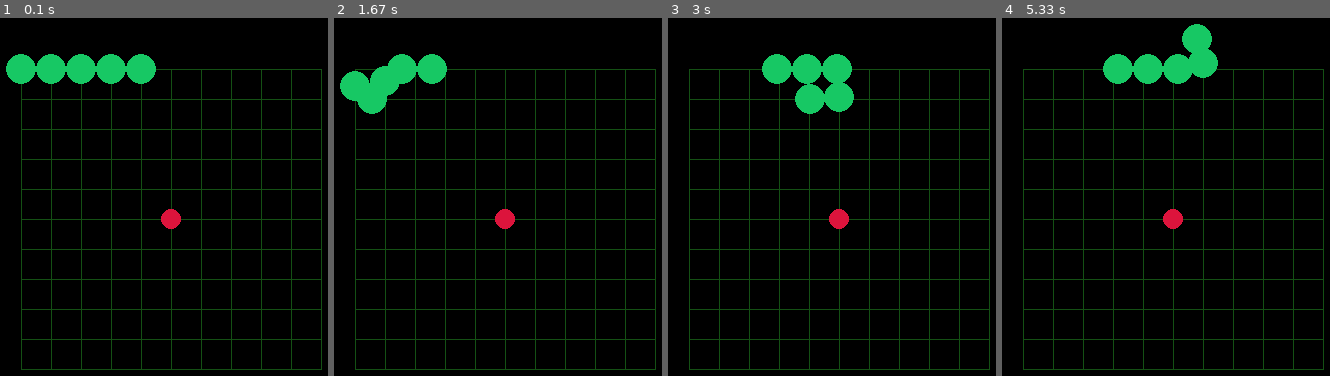
Above: before the commit, frames 1-4 (left to right).
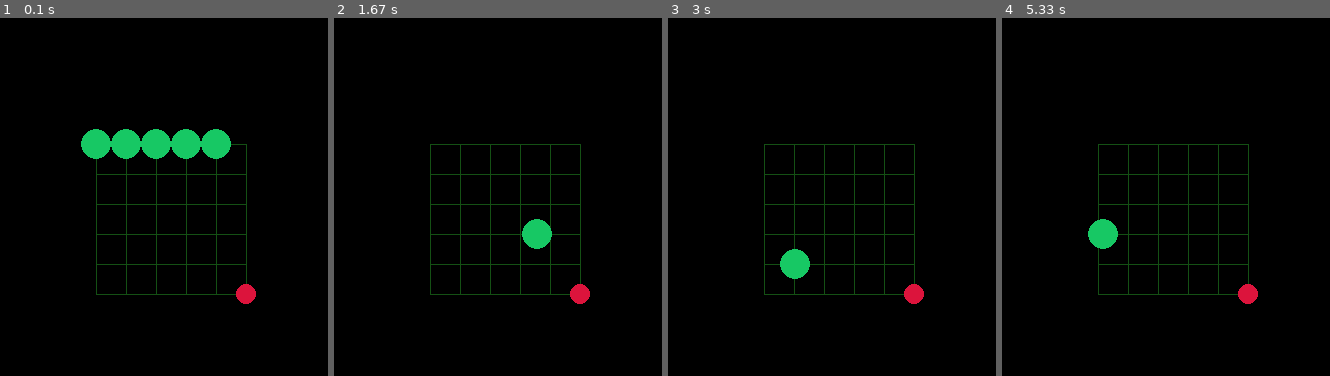
Above: after the commit, the same moments.

Repository: haruomaki/pyrein
Game: pygame game, started from examples/snake.py
Two runs of this game, one before a commit and one after it. Both use one fixed random seed, a clock stepped at 60 frames per second and the inputs below.
Inputs:
- Up to frame 1 (0.1 s): no input
- Up to frame 2 (1.67 s): hold Right 0.33-0.8 s; hold Up 0.83-1.13 s; hold Right 1.17-1.63 s
- Up to frame 3 (3 s): hold Down 2.23-2.53 s; hold Left 2.57-2.97 s
- Up to frame 4 (5.33 s): hold Up 3-3.37 s; hold Right 3.4-4.03 s; hold Down 4.07-4.43 s; hold Left 4.47-4.93 s; hold Right from 4.97 s (still down)

The runs differ from the first frame. In frame 1, 13% of the frame differs, in the area x 1-99%, y 10-99%; in frame 2, 10%; in frame 3, 11%; in frame 4, 11%.

Commit message:
ゲームオーバー判定

Diff:
--- a/examples/snake.py
+++ b/examples/snake.py
@@ -14,8 +14,8 @@
 TEXT_COLOR = (255, 255, 255)
 
 GRID_SIZE = 30
-GRID_WIDTH = 10
-GRID_HEIGHT = 10
+GRID_WIDTH = 6
+GRID_HEIGHT = 6
 
 
 @dataclass
@@ -29,7 +29,9 @@
 
 
 dt = 0.3
-pyrein.draw.camera.set_offset(GRID_WIDTH / 2 * GRID_SIZE, GRID_HEIGHT / 2 * GRID_SIZE)
+pyrein.draw.camera.set_offset(
+    (GRID_WIDTH - 1) / 2 * GRID_SIZE, (GRID_HEIGHT - 1) / 2 * GRID_SIZE
+)
 DIRECTIONS = [Vec2(0, -1), Vec2(0, 1), Vec2(-1, 0), Vec2(1, 0)]
 
 
@@ -38,6 +40,18 @@
     if action is not None and not (state.direction, action) in BACK:
         state.direction = action
     new_head = state.body[0] + DIRECTIONS[state.direction]
+
+    # ゲームオーバー判定
+    if (
+        new_head.x < 0
+        or GRID_WIDTH <= new_head.x
+        or new_head.y < 0
+        or GRID_HEIGHT <= new_head.y
+        or new_head in state.body
+    ):
+        print("ゲームオーバー！")
+        state.body = [Vec2(GRID_WIDTH // 3, GRID_HEIGHT // 2)]
+        return state
 
     if state.body[0] == state.apple:
         # しっぽはそのままに頭が長くなる
@@ -64,17 +78,17 @@
 
 def draw_grid():
     """グリッド線を描画"""
-    for w in range(GRID_WIDTH + 1):
+    for w in range(GRID_WIDTH):
         pyrein.draw.line(
             GRID_COLOR,
             (w * GRID_SIZE, 0),
-            (w * GRID_SIZE, GRID_HEIGHT * GRID_SIZE),
+            (w * GRID_SIZE, (GRID_HEIGHT - 1) * GRID_SIZE),
         )
-    for h in range(GRID_HEIGHT + 1):
+    for h in range(GRID_HEIGHT):
         pyrein.draw.line(
             GRID_COLOR,
             (0, h * GRID_SIZE),
-            (GRID_WIDTH * GRID_SIZE, h * GRID_SIZE),
+            ((GRID_WIDTH - 1) * GRID_SIZE, h * GRID_SIZE),
         )
 
 
